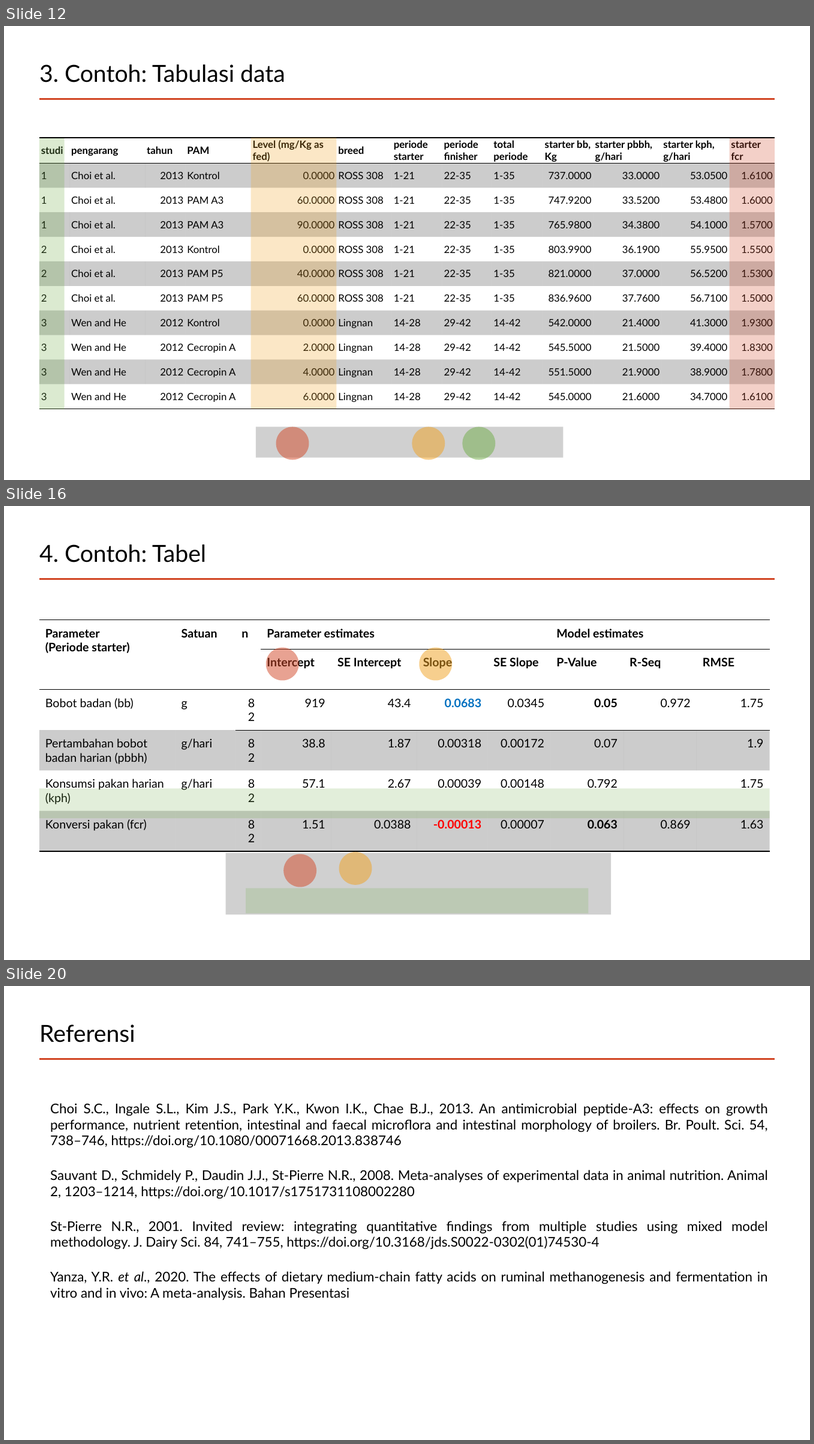
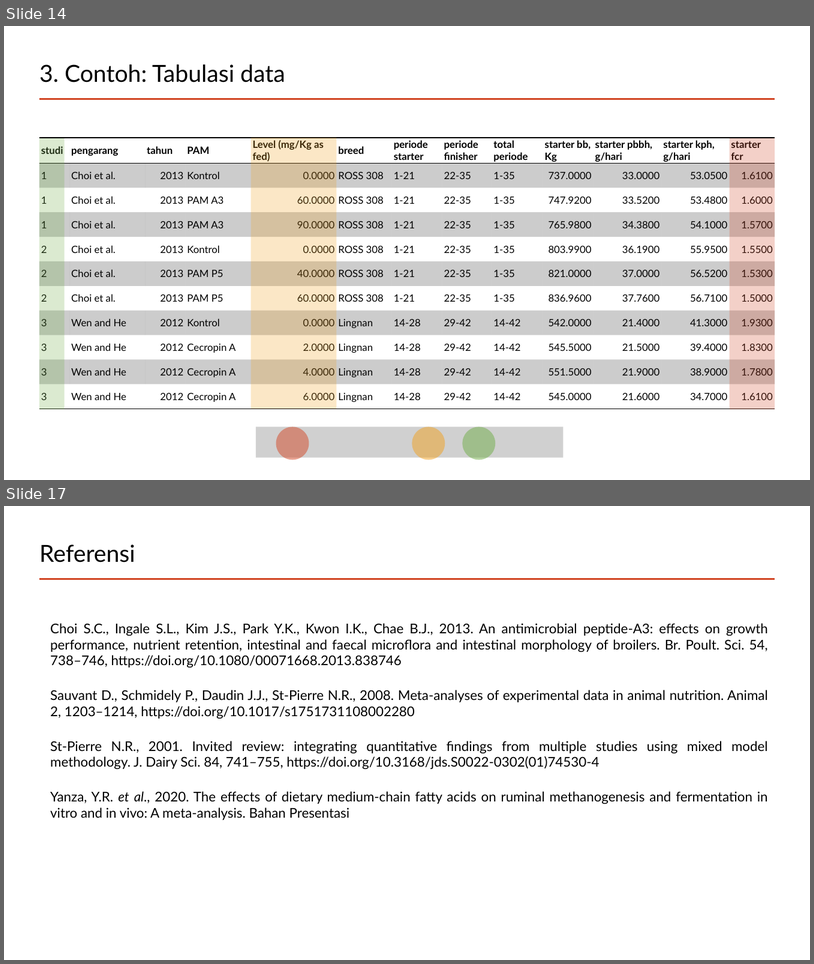
Before and after one commit to mohammad-miftakhus-sholikin/pelatihan-2020-metal, a slide deck: ch3_reference/2022__pendampingan/Presentation_2022__Sholikin_M1.pptx. Shown one above the other, each under a label of ours: slides 12, 16 and 20 before the commit, slides 14 and 17 after it; the slides between them are not shown. The pictures are 814x1444 and 814x964 pixels, drawn with LibreOffice and Linux fonts; fonts in the diff are those of the drawing; grey boxes stand for pictures. Boxes give left, top, right and bottom in pixels: in the first picture for what was removed or moved away, otherwise in the second. Text is boxed around its words. In the diff, an @@ line names an element or a change of style, - is before the commit and + after.

```diff
--- a/ch3_reference/2022__pendampingan/Presentation_2022__Sholikin_M1.pptx
+++ b/ch3_reference/2022__pendampingan/Presentation_2022__Sholikin_M1.pptx
@@ slide 16 removed at box(4, 506, 810, 960), background #FFFFFF; not listed: 1 template element that a slide beside it also shows @@
@@ title removed at box(39, 544, 206, 562) @@
-4. Contoh: Tabel
@@ table removed at box(39, 620, 771, 833), 6 rows, 10 columns @@
-Parameter / (Periode starter) | Satuan | n | Parameter estimates |  |  |  | Model estimates |  | 
- |  |  | Intercept | SE Intercept | Slope | SE Slope | P-Value | R-Seq | RMSE
-Bobot badan (bb) | g | 82 | 919 | 43.4 | 0.0683 | 0.0345 | 0.05 | 0.972 | 1.75
-Pertambahan bobot badan harian (pbbh) | g/hari | 82 | 38.8 | 1.87 | 0.00318 | 0.00172 | 0.07 |  | 1.9
-Konsumsi pakan harian (kph) | g/hari | 82 | 57.1 | 2.67 | 0.00039 | 0.00148 | 0.792 |  | 1.75
-Konversi pakan (fcr) |  | 82 | 1.51 | 0.0388 | -0.00013 | 0.00007 | 0.063 | 0.869 | 1.63
@@ ellipse removed at box(266, 648, 299, 680) @@
@@ ellipse removed at box(420, 648, 452, 680) @@
@@ rectangle removed at box(39, 789, 770, 818) @@
@@ picture removed at box(226, 853, 612, 915) @@
@@ ellipse removed at box(284, 854, 316, 886) @@
@@ ellipse removed at box(339, 852, 372, 884) @@
@@ rectangle removed at box(246, 888, 589, 913) @@
@@ what was slide 12 is now slide 14 @@
@@ what was slide 20 is now slide 17 @@
```
Also in this commit, not shown: 5 slides changed, 4 slides added, 7 other slides removed, 10 other files.
